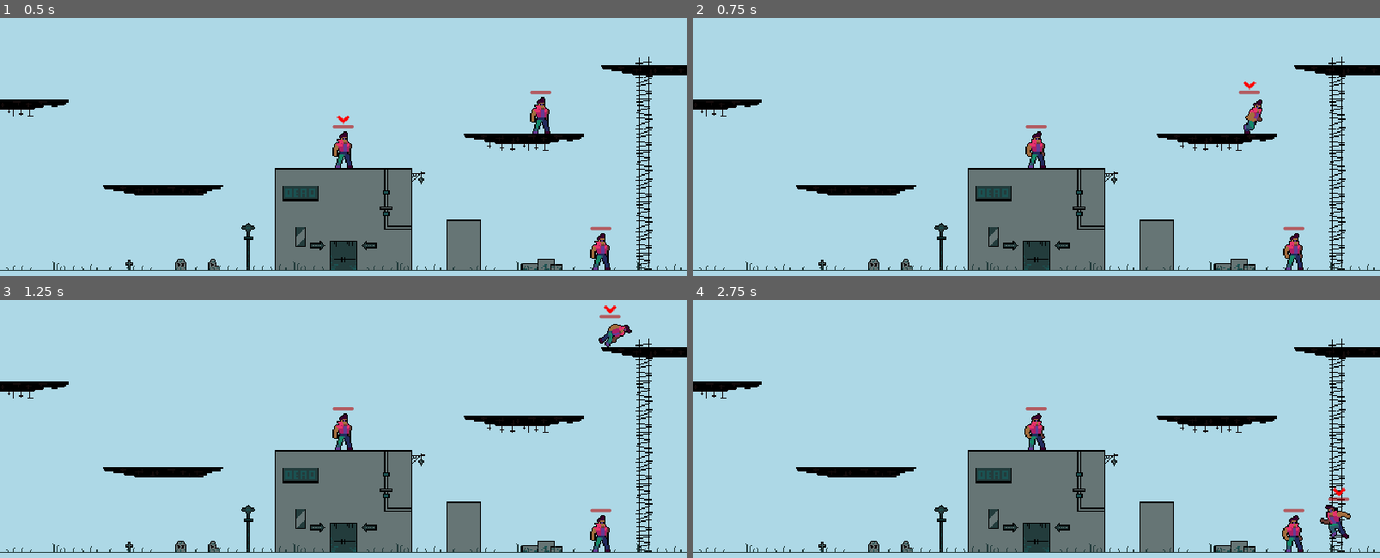
Above: before the commit, frames 1-4 (two rows, left to right).
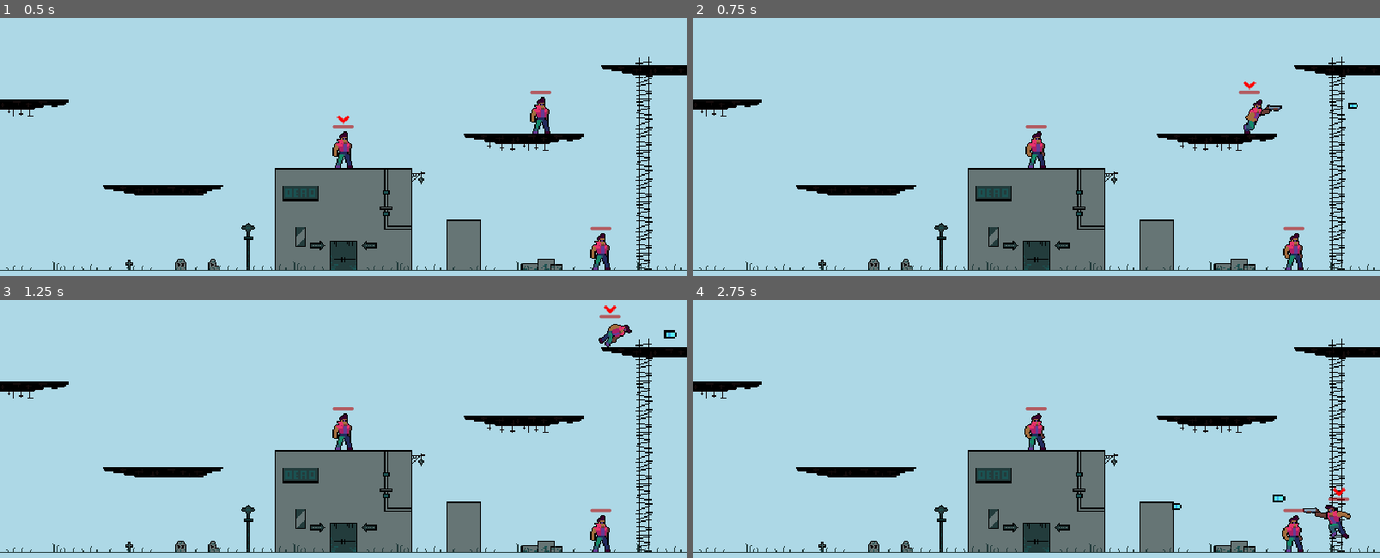
Above: after the commit, the same moments.

Repository: ericvennemeyer/taqueria-ultima
Game: Godot game, scene res://Scenes/world.tscn
Two runs of this game, one before a commit and one after it. Both use one fixed random seed, a clock stepped at 60 frames per second and the inputs below.
Inputs:
- Up to frame 1 (0.5 s): no input
- Up to frame 2 (0.75 s): tap Enter (change_player) at 0.5 s; hold D (move_right) from 0.53 s (still down); hold K (attack) from 0.53 s (still down)
- Up to frame 3 (1.25 s): keep holding D (move_right); keep holding K (attack); tap Space (jump) at 0.77, 0.8, 1.07 s
- Up to frame 4 (2.75 s): release K (attack) at 1.28 s; tap Space (jump) at 1.35, 1.52, 1.82, 2.3 s; tap K (attack) at 1.55 s; release D (move_right) at 2.03 s; hold A (move_left) from 2.03 s (still down); hold K (attack) from 2.03 s (still down)

Frame 1 is identical in both runs. In frame 2, 0.1% of the frame differs, in the area x 82-97%, y 32-41%; in frame 3, less than 0.1%; in frame 4, 0.2%, in the area x 69-93%, y 75-88%.

Commit message:
Create hero_bullet scene. Add player attackinput, animations, and bullet spawning.

Diff:
--- /dev/null
+++ b/Scenes/hero_bullet.tscn
@@ -0,0 +1,37 @@
+[gd_scene load_steps=7 format=3 uid="uid://bgth4on0fwjle"]
+
+[ext_resource type="Texture2D" uid="uid://imau0b31y0w1" path="res://Assets/Sprites/projectiles/4_1.png" id="1_mbbmt"]
+[ext_resource type="Script" path="res://Scripts/hero_bullet.gd" id="1_yxt25"]
+[ext_resource type="Script" path="res://Components/hitbox_component.gd" id="2_qfdvn"]
+[ext_resource type="Script" path="res://Components/scale_component.gd" id="3_27b4e"]
+[ext_resource type="Script" path="res://Components/move_component.gd" id="4_ii4r3"]
+
+[sub_resource type="RectangleShape2D" id="RectangleShape2D_bvbmb"]
+size = Vector2(6, 4)
+
+[node name="HeroBullet" type="Node2D"]
+scale = Vector2(1.5, 1.5)
+script = ExtResource("1_yxt25")
+
+[node name="Sprite2D" type="Sprite2D" parent="."]
+texture = ExtResource("1_mbbmt")
+
+[node name="HitboxComponent" type="Area2D" parent="."]
+collision_layer = 0
+collision_mask = 4
+script = ExtResource("2_qfdvn")
+
+[node name="CollisionShape2D" type="CollisionShape2D" parent="HitboxComponent"]
+shape = SubResource("RectangleShape2D_bvbmb")
+
+[node name="ScaleComponent" type="Node" parent="." node_paths=PackedStringArray("sprite")]
+script = ExtResource("3_27b4e")
+sprite = NodePath("../Sprite2D")
+
+[node name="VisibleOnScreenNotifier2D" type="VisibleOnScreenNotifier2D" parent="."]
+scale = Vector2(0.3, 0.2)
+
+[node name="MoveComponent" type="Node" parent="." node_paths=PackedStringArray("actor")]
+script = ExtResource("4_ii4r3")
+actor = NodePath("..")
+velocity = Vector2(400, 2.08165e-12)
--- a/Scenes/player.tscn
+++ b/Scenes/player.tscn
@@ -19,6 +19,8 @@
 [ext_resource type="Texture2D" uid="uid://blcwjnq40luxg" path="res://Assets/Sprites/1 Biker/Biker_death.png" id="12_8fl7w"]
 [ext_resource type="Texture2D" uid="uid://c3auhiqyfnkip" path="res://Assets/Sprites/biker attack body sprites/Idle1.png" id="13_lq6ie"]
 [ext_resource type="Texture2D" uid="uid://ct4lyjdu18muv" path="res://Assets/Sprites/biker attack body sprites/Jump1.png" id="17_qwfnd"]
+[ext_resource type="Script" path="res://Components/spawner_component.gd" id="20_2podf"]
+[ext_resource type="PackedScene" uid="uid://bgth4on0fwjle" path="res://Scenes/hero_bullet.tscn" id="21_2tudg"]
 
 [sub_resource type="RectangleShape2D" id="RectangleShape2D_5n2xv"]
 size = Vector2(16, 32)
@@ -87,6 +89,18 @@
 "transitions": PackedFloat32Array(1),
 "update": 1,
 "values": [true]
+}
+tracks/5/type = "value"
+tracks/5/imported = false
+tracks/5/enabled = true
+tracks/5/path = NodePath("Sprites/SpawnerComponent:position")
+tracks/5/interp = 1
+tracks/5/loop_wrap = true
+tracks/5/keys = {
+"times": PackedFloat32Array(0),
+"transitions": PackedFloat32Array(1),
+"update": 0,
+"values": [Vector2(31, -26)]
 }
 
 [sub_resource type="Animation" id="Animation_nnkli"]
@@ -478,7 +492,7 @@
 "times": PackedFloat32Array(0, 0.4),
 "transitions": PackedFloat32Array(1, 1),
 "update": 1,
-"values": [true, false]
+"values": [true, true]
 }
 tracks/5/type = "value"
 tracks/5/imported = false
@@ -502,7 +516,19 @@
 "times": PackedFloat32Array(0, 0.4),
 "transitions": PackedFloat32Array(1, 1),
 "update": 1,
-"values": [true, false]
+"values": [true, true]
+}
+tracks/7/type = "value"
+tracks/7/imported = false
+tracks/7/enabled = true
+tracks/7/path = NodePath("Sprites/SpawnerComponent:position")
+tracks/7/interp = 1
+tracks/7/loop_wrap = true
+tracks/7/keys = {
+"times": PackedFloat32Array(0, 0.1, 0.3),
+"transitions": PackedFloat32Array(1, 1, 1),
+"update": 1,
+"values": [Vector2(31, -26), Vector2(30, -26), Vector2(31, -26)]
 }
 
 [sub_resource type="Animation" id="Animation_ooyj7"]
@@ -568,6 +594,107 @@
 "transitions": PackedFloat32Array(1),
 "update": 1,
 "values": [false]
+}
+
+[sub_resource type="Animation" id="Animation_jbrt4"]
+resource_name = "jump_attack"
+length = 0.4
+step = 0.1
+tracks/0/type = "value"
+tracks/0/imported = false
+tracks/0/enabled = true
+tracks/0/path = NodePath("Sprites/MainSprite:texture")
+tracks/0/interp = 1
+tracks/0/loop_wrap = true
+tracks/0/keys = {
+"times": PackedFloat32Array(0),
+"transitions": PackedFloat32Array(1),
+"update": 1,
+"values": [ExtResource("17_qwfnd")]
+}
+tracks/1/type = "value"
+tracks/1/imported = false
+tracks/1/enabled = true
+tracks/1/path = NodePath("Sprites/MainSprite:hframes")
+tracks/1/interp = 1
+tracks/1/loop_wrap = true
+tracks/1/keys = {
+"times": PackedFloat32Array(0),
+"transitions": PackedFloat32Array(1),
+"update": 1,
+"values": [4]
+}
+tracks/2/type = "value"
+tracks/2/imported = false
+tracks/2/enabled = true
+tracks/2/path = NodePath("Sprites/MainSprite:frame")
+tracks/2/interp = 1
+tracks/2/loop_wrap = true
+tracks/2/keys = {
+"times": PackedFloat32Array(0, 0.1, 0.2, 0.3),
+"transitions": PackedFloat32Array(1, 1, 1, 1),
+"update": 1,
+"values": [0, 1, 2, 3]
+}
+tracks/3/type = "value"
+tracks/3/imported = false
+tracks/3/enabled = true
+tracks/3/path = NodePath("Sprites/WeaponSprite:position")
+tracks/3/interp = 1
+tracks/3/loop_wrap = true
+tracks/3/keys = {
+"times": PackedFloat32Array(0, 0.1, 0.2, 0.3),
+"transitions": PackedFloat32Array(1, 1, 1, 1),
+"update": 1,
+"values": [Vector2(25, -27), Vector2(23, -31), Vector2(19, -26), Vector2(19, -23)]
+}
+tracks/4/type = "value"
+tracks/4/imported = false
+tracks/4/enabled = true
+tracks/4/path = NodePath("Sprites/HandSprite:position")
+tracks/4/interp = 1
+tracks/4/loop_wrap = true
+tracks/4/keys = {
+"times": PackedFloat32Array(0, 0.1, 0.2, 0.3),
+"transitions": PackedFloat32Array(1, 1, 1, 1),
+"update": 1,
+"values": [Vector2(11, -24), Vector2(9, -28), Vector2(5, -23), Vector2(5, -20)]
+}
+tracks/5/type = "value"
+tracks/5/imported = false
+tracks/5/enabled = true
+tracks/5/path = NodePath("Sprites/WeaponSprite:visible")
+tracks/5/interp = 1
+tracks/5/loop_wrap = true
+tracks/5/keys = {
+"times": PackedFloat32Array(0, 0.4),
+"transitions": PackedFloat32Array(1, 1),
+"update": 1,
+"values": [true, true]
+}
+tracks/6/type = "value"
+tracks/6/imported = false
+tracks/6/enabled = true
+tracks/6/path = NodePath("Sprites/HandSprite:visible")
+tracks/6/interp = 1
+tracks/6/loop_wrap = true
+tracks/6/keys = {
+"times": PackedFloat32Array(0, 0.4),
+"transitions": PackedFloat32Array(1, 1),
+"update": 1,
+"values": [true, true]
+}
+tracks/7/type = "value"
+tracks/7/imported = false
+tracks/7/enabled = true
+tracks/7/path = NodePath("Sprites/SpawnerComponent:position")
+tracks/7/interp = 1
+tracks/7/loop_wrap = true
+tracks/7/keys = {
+"times": PackedFloat32Array(0, 0.1, 0.2, 0.3),
+"transitions": PackedFloat32Array(1, 1, 1, 1),
+"update": 0,
+"values": [Vector2(36, -28), Vector2(34, -32), Vector2(30, -27), Vector2(30, -24)]
 }
 
 [sub_resource type="Animation" id="Animation_xspif"]
@@ -711,7 +838,7 @@
 "times": PackedFloat32Array(0, 0.6),
 "transitions": PackedFloat32Array(1, 1),
 "update": 1,
-"values": [true, false]
+"values": [true, true]
 }
 tracks/6/type = "value"
 tracks/6/imported = false
@@ -723,96 +850,19 @@
 "times": PackedFloat32Array(0, 0.6),
 "transitions": PackedFloat32Array(1, 1),
 "update": 1,
-"values": [true, false]
-}
-
-[sub_resource type="Animation" id="Animation_jbrt4"]
-resource_name = "jump_attack"
-length = 0.4
-step = 0.1
-tracks/0/type = "value"
-tracks/0/imported = false
-tracks/0/enabled = true
-tracks/0/path = NodePath("Sprites/MainSprite:texture")
-tracks/0/interp = 1
-tracks/0/loop_wrap = true
-tracks/0/keys = {
-"times": PackedFloat32Array(0),
-"transitions": PackedFloat32Array(1),
-"update": 1,
-"values": [ExtResource("17_qwfnd")]
-}
-tracks/1/type = "value"
-tracks/1/imported = false
-tracks/1/enabled = true
-tracks/1/path = NodePath("Sprites/MainSprite:hframes")
-tracks/1/interp = 1
-tracks/1/loop_wrap = true
-tracks/1/keys = {
-"times": PackedFloat32Array(0),
-"transitions": PackedFloat32Array(1),
-"update": 1,
-"values": [4]
-}
-tracks/2/type = "value"
-tracks/2/imported = false
-tracks/2/enabled = true
-tracks/2/path = NodePath("Sprites/MainSprite:frame")
-tracks/2/interp = 1
-tracks/2/loop_wrap = true
-tracks/2/keys = {
-"times": PackedFloat32Array(0, 0.1, 0.2, 0.3),
-"transitions": PackedFloat32Array(1, 1, 1, 1),
-"update": 1,
-"values": [0, 1, 2, 3]
-}
-tracks/3/type = "value"
-tracks/3/imported = false
-tracks/3/enabled = true
-tracks/3/path = NodePath("Sprites/WeaponSprite:position")
-tracks/3/interp = 1
-tracks/3/loop_wrap = true
-tracks/3/keys = {
-"times": PackedFloat32Array(0, 0.1, 0.2, 0.3),
-"transitions": PackedFloat32Array(1, 1, 1, 1),
-"update": 1,
-"values": [Vector2(25, -27), Vector2(23, -31), Vector2(19, -26), Vector2(19, -23)]
-}
-tracks/4/type = "value"
-tracks/4/imported = false
-tracks/4/enabled = true
-tracks/4/path = NodePath("Sprites/HandSprite:position")
-tracks/4/interp = 1
-tracks/4/loop_wrap = true
-tracks/4/keys = {
-"times": PackedFloat32Array(0, 0.1, 0.2, 0.3),
-"transitions": PackedFloat32Array(1, 1, 1, 1),
-"update": 1,
-"values": [Vector2(11, -24), Vector2(9, -28), Vector2(5, -23), Vector2(5, -20)]
-}
-tracks/5/type = "value"
-tracks/5/imported = false
-tracks/5/enabled = true
-tracks/5/path = NodePath("Sprites/WeaponSprite:visible")
-tracks/5/interp = 1
-tracks/5/loop_wrap = true
-tracks/5/keys = {
-"times": PackedFloat32Array(0, 0.4),
-"transitions": PackedFloat32Array(1, 1),
-"update": 1,
-"values": [true, false]
-}
-tracks/6/type = "value"
-tracks/6/imported = false
-tracks/6/enabled = true
-tracks/6/path = NodePath("Sprites/HandSprite:visible")
-tracks/6/interp = 1
-tracks/6/loop_wrap = true
-tracks/6/keys = {
-"times": PackedFloat32Array(0, 0.4),
-"transitions": PackedFloat32Array(1, 1),
-"update": 1,
-"values": [true, false]
+"values": [true, true]
+}
+tracks/7/type = "value"
+tracks/7/imported = false
+tracks/7/enabled = true
+tracks/7/path = NodePath("Sprites/SpawnerComponent:position")
+tracks/7/interp = 1
+tracks/7/loop_wrap = true
+tracks/7/keys = {
+"times": PackedFloat32Array(0, 0.1, 0.2, 0.3, 0.4, 0.5),
+"transitions": PackedFloat32Array(1, 1, 1, 1, 1, 1),
+"update": 0,
+"values": [Vector2(31, -25), Vector2(32, -24), Vector2(36, -25), Vector2(36, -26), Vector2(33, -25), Vector2(31, -23)]
 }
 
 [sub_resource type="AnimationLibrary" id="AnimationLibrary_2hfhq"]
@@ -888,8 +938,13 @@
 
 [node name="MainSprite" type="Sprite2D" parent="Sprites"]
 position = Vector2(10, -24)
-texture = ExtResource("5_eatjc")
+texture = ExtResource("17_qwfnd")
 hframes = 4
+
+[node name="SpawnerComponent" type="Node2D" parent="Sprites"]
+position = Vector2(31, -26)
+script = ExtResource("20_2podf")
+scene = ExtResource("21_2tudg")
 
 [node name="AnimationPlayer" type="AnimationPlayer" parent="."]
 libraries = {
--- /dev/null
+++ b/Scripts/hero_bullet.gd
@@ -0,0 +1,12 @@
+extends Node2D
+
+@onready var hitbox_component: HitboxComponent = $HitboxComponent
+@onready var scale_component: ScaleComponent = $ScaleComponent
+@onready var visible_on_screen_notifier_2d: VisibleOnScreenNotifier2D = $VisibleOnScreenNotifier2D
+@onready var move_component: MoveComponent = $MoveComponent
+
+
+func _ready() -> void:
+	scale_component.tween_scale()
+	visible_on_screen_notifier_2d.screen_exited.connect(queue_free)
+	hitbox_component.hit_hurtbox.connect(queue_free.unbind(1))
--- a/Scripts/player.gd
+++ b/Scripts/player.gd
@@ -11,14 +11,20 @@
 var was_wall_normal = Vector2.ZERO
 var on_ladder = false
 var is_climbing = false
+var is_attacking = false
+var fire_rate = 0.3
+var fire_rate_countdown = 0.0
 
 @onready var selection_indicator: Sprite2D = $SelectionIndicatorSprite
 @onready var sprites: Node2D = $Sprites
 @onready var animation_player: AnimationPlayer = $AnimationPlayer
 @onready var coyote_jump_timer = $CoyoteJumpTimer
 @onready var starting_position = global_position
+@onready var spawner_component: SpawnerComponent = $Sprites/SpawnerComponent
+
 
 func _physics_process(delta):
+	fire_rate_countdown -= delta
 	if not on_ladder:
 		apply_gravity(delta)
 	var input_axis = Input.get_axis("move_left", "move_right")
@@ -27,6 +33,7 @@
 		handle_jump()
 		handle_acceleration(input_axis, delta)
 		handle_air_acceleration(input_axis, delta)
+		handle_attack()
 		handle_climb(vertical_input_axis)
 	else:
 		input_axis = 0
@@ -69,6 +76,21 @@
 		is_climbing = false
 
 
+func handle_attack():
+	if Input.is_action_pressed("attack"):
+		is_attacking = true
+		if fire_rate_countdown < 0.0:
+			fire_rate_countdown = fire_rate
+			fire_bullet()
+	else:
+		is_attacking = false
+
+
+func fire_bullet():
+	var bullet = spawner_component.spawn()
+	bullet.move_component.velocity.x = bullet.move_component.velocity.x * sprites.scale.x
+
+
 func handle_acceleration(input_axis, delta):
 	if not is_on_floor(): return
 	if input_axis != 0:
@@ -94,14 +116,23 @@
 func update_animations(input_axis):
 	if input_axis != 0 and is_active:
 		sprites.scale.x = input_axis
-		animation_player.play("run")
+		if is_attacking:
+			animation_player.play("run_attack")
+		else:
+			animation_player.play("run")
 	elif is_climbing:
 		animation_player.play("climb")
 	else:
-		animation_player.play("idle")
+		if is_attacking:
+			animation_player.play("idle_attack")
+		else:
+			animation_player.play("idle")
 
 	if not is_on_floor() and not is_climbing:
 		if not air_jump:
 			animation_player.play("double_jump")
 		else:
-			animation_player.play("jump")
+			if is_attacking:
+				animation_player.play("jump_attack")
+			else:
+				animation_player.play("jump")
Binary file added: Assets/Sprites/projectiles/4_1.png
Not shown, added: Assets/Sprites/projectiles/4_1.png.import
Not shown: 1 places in Scenes/player.tscn that only renumber resources
